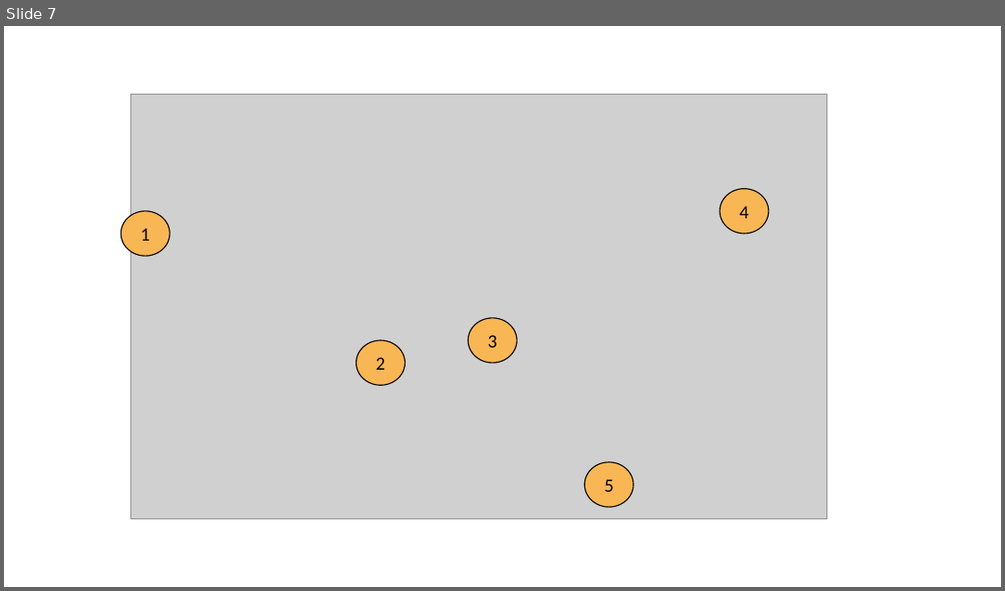
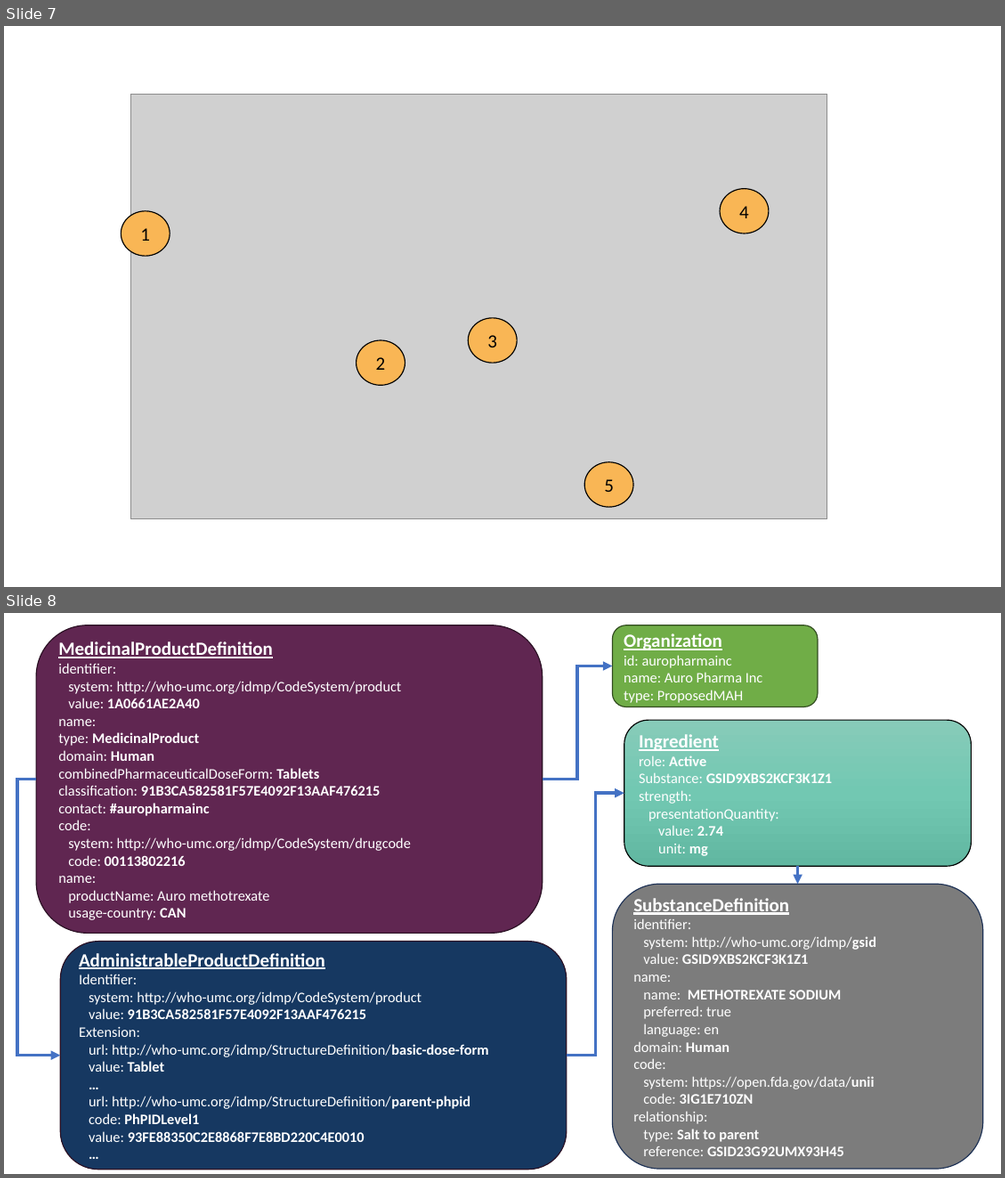
Before and after one commit to Uppsala-Monitoring-Centre/WHO-UMC-IDMP-Service, a slide deck: ImplementationGuideImages.pptx. Shown one above the other, each under a label of ours: slide 7 before the commit, slides 7 and 8 after it. The pictures are 1005x591 and 1005x1178 pixels, drawn with LibreOffice and Linux fonts; fonts in the diff are those of the drawing; grey boxes stand for pictures. Boxes give left, top, right and bottom in pixels: in the first picture for what was removed or moved away, otherwise in the second. Text is boxed around its words. In the diff, an @@ line names an element or a change of style, - is before the commit and + after.

```diff
--- a/ImplementationGuideImages.pptx
+++ b/ImplementationGuideImages.pptx
@@ slide 8 added at (4,613,1001,1174), background #FFFFFF @@
@@ rounded rectangle added at (36,625,542,933), fill #602651, outline #2A1124 1 pt, 14 pt, text #FFFFFF @@
+MedicinalProductDefinition
+identifier:
+system: http://who-umc.org/idmp/CodeSystem/product
+value: 1A0661AE2A40
+name:
+type: MedicinalProduct
+domain: Human
+combinedPharmaceuticalDoseForm: Tablets
+classification: 91B3CA582581F57E4092F13AAF476215
+contact: #auropharmainc
+code:
+system: http://who-umc.org/idmp/CodeSystem/drugcode
+code: 00113802216
+name:
+productName: Auro methotrexate
+usage-country: CAN
@@ rounded rectangle added at (613,625,817,706), fill #70AD47, outline #314C1F 1 pt, 14 pt, text #FFFFFF @@
+Organization
+id: auropharmainc
+name: Auro Pharma Inc
+type: ProposedMAH
@@ elbow arrow added from (542, 779) to (613, 666), #4472C4 3 pt @@
@@ rounded rectangle added at (624,720,971,866), fill gradient #87CCBA to #73C9B3 to #62B7A1, outline #000000 1 pt, 14 pt, text #FFFFFF @@
+Ingredient
+role: Active
+Substance: GSID9XBS2KCF3K1Z1
+strength:
+presentationQuantity:
+value: 2.74
+unit: mg
@@ elbow arrow added from (36, 779) to (60, 1055), #4472C4 3 pt @@
@@ elbow arrow added from (566, 1055) to (624, 793), #4472C4 3 pt @@
@@ elbow arrow added from (797, 866) to (797, 884), #4472C4 3 pt @@
@@ rounded rectangle added at (613,884,984,1168), fill #7C7C7C, outline #1E3256 1 pt, 14 pt, text #FFFFFF @@
+SubstanceDefinition
+identifier:
+system: http://who-umc.org/idmp/gsid
+value: GSID9XBS2KCF3K1Z1
+name:
+name: METHOTREXATE SODIUM
+preferred: true
+language: en
+domain: Human
+code:
+system: https://open.fda.gov/data/unii
+code: 3IG1E710ZN
+relationship:
+type: Salt to parent
+reference: GSID23G92UMX93H45
@@ rounded rectangle added at (60,941,566,1169), fill #163861, outline #2A1124 1 pt, 14 pt, text #FFFFFF @@
+AdministrableProductDefinition
+Identifier:
+system: http://who-umc.org/idmp/CodeSystem/product
+value: 91B3CA582581F57E4092F13AAF476215
+Extension:
+url: http://who-umc.org/idmp/StructureDefinition/basic-dose-form
+value: Tablet
+…
+url: http://who-umc.org/idmp/StructureDefinition/parent-phpid
+code: PhPIDLevel1
+value: 93FE88350C2E8868F7E8BD220C4E0010
+…
```
Also in this commit, not shown: 2 slides changed, 1 other file.
